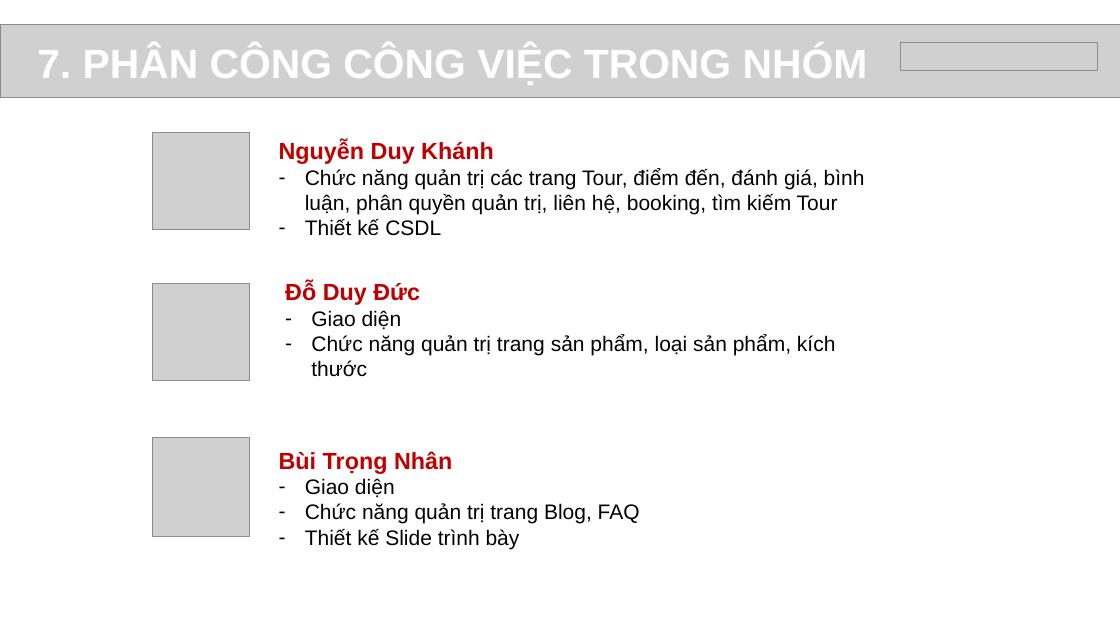
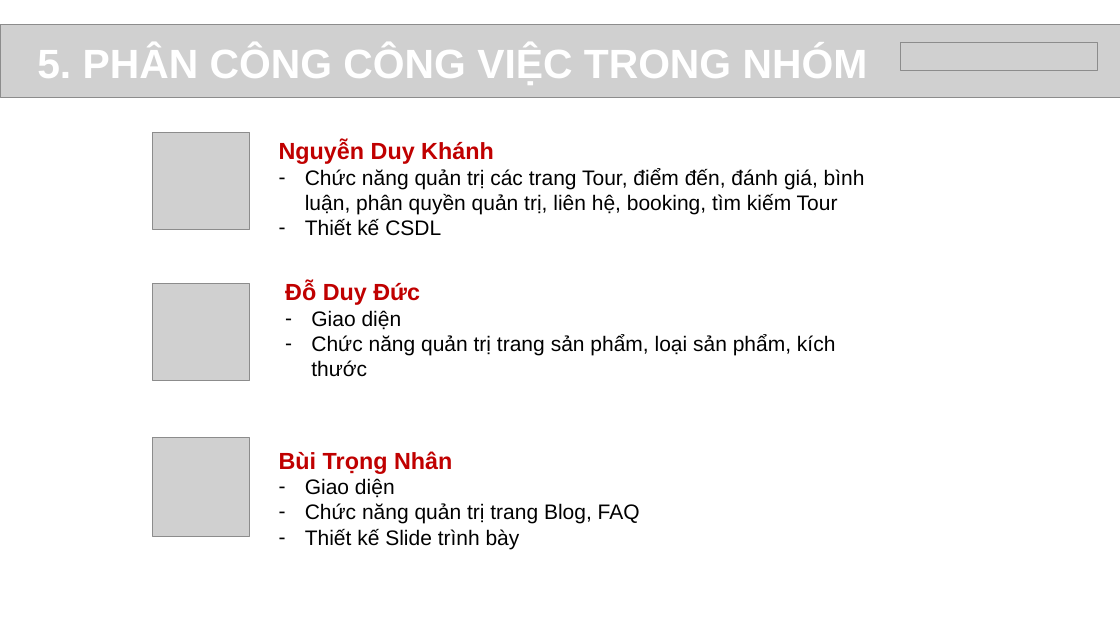
Before and after one commit to Trong-Nhan/EprojectSem3, a slide deck: slide 10 of My Image.pptx. Drawn at 1120x630 pixels with LibreOffice and Linux fonts; fonts in the diff are those of the drawing; grey boxes stand for pictures. Boxes give left, top, right and bottom in pixels: in the first picture for what was removed or moved away, otherwise in the second. Text is boxed around its words. In the diff, an @@ line names an element or a change of style, - is before the commit and + after.

```diff
--- a/My Image.pptx
+++ b/My Image.pptx
@@ text in free at (x1=37, y1=45, x2=868, y2=85): text changed @@
-7. PHÂN CÔNG CÔNG VIỆC TRONG NHÓM
+5. PHÂN CÔNG CÔNG VIỆC TRONG NHÓM
```
Also in this commit, not shown: 5 other slides changed, 9 other files.
